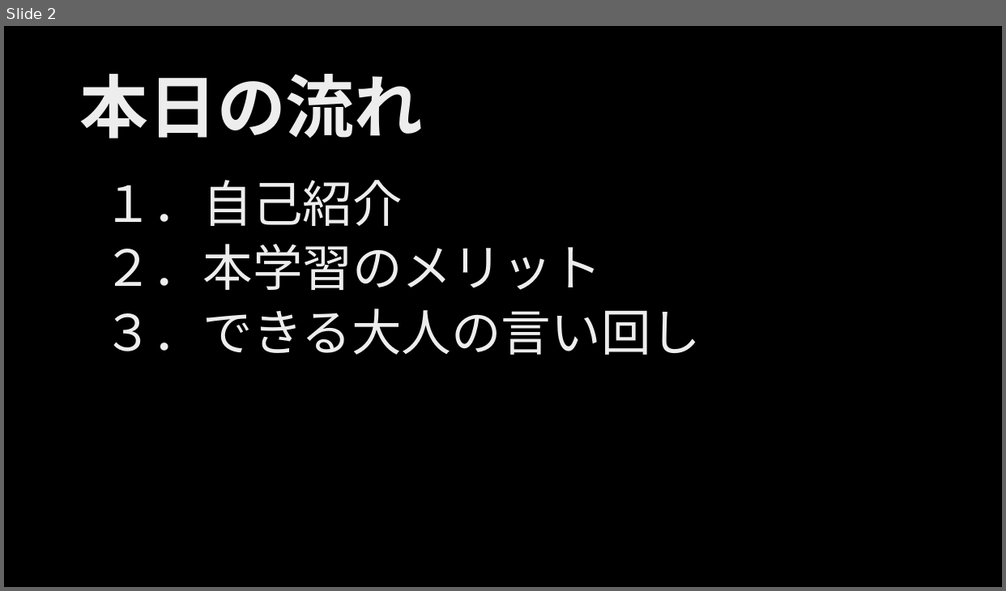
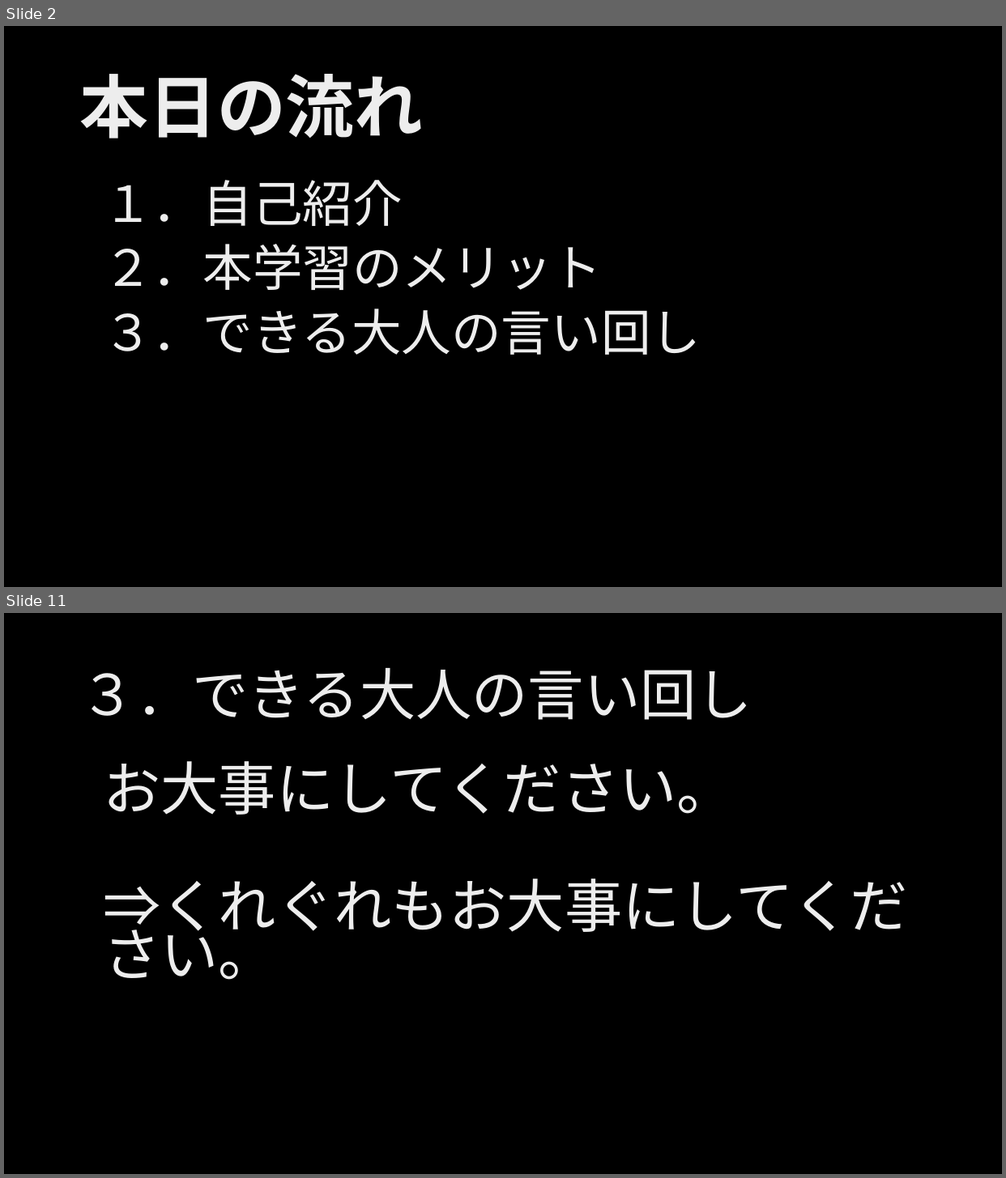
Before and after one commit to ljsdl/kmusubi, a slide deck: docs/999_学习资料汇总/実用日本語.pptx. Shown one above the other, each under a label of ours: slide 2 before the commit, slides 2 and 11 after it; the slides between them are not shown. The pictures are 1006x591 and 1006x1178 pixels, drawn with LibreOffice and Linux fonts; fonts in the diff are those of the drawing; background and template pictures are left out. Boxes give left, top, right and bottom in pixels: in the first picture for what was removed or moved away, otherwise in the second. Text is boxed around its words. In the diff, an @@ line names an element or a change of style, - is before the commit and + after.

```diff
--- a/docs/999_学习资料汇总/実用日本語.pptx
+++ b/docs/999_学习资料汇总/実用日本語.pptx
@@ slide 11 added at box(4, 613, 1002, 1174), background picture (left out) @@
@@ title added at box(80, 668, 752, 720), 54 pt, text gradient #BFBFBF to #EDEDED to #FFFFFF @@
+３．できる大人の言い回し
@@ text added at box(103, 761, 907, 980), 55.5 pt, text gradient #BFBFBF to #EDEDED to #FFFFFF @@
+お大事にしてください。
+⇒くれぐれもお大事にしてください。
```
Also in this commit, not shown: 3 slides changed, 9 other slides added.
